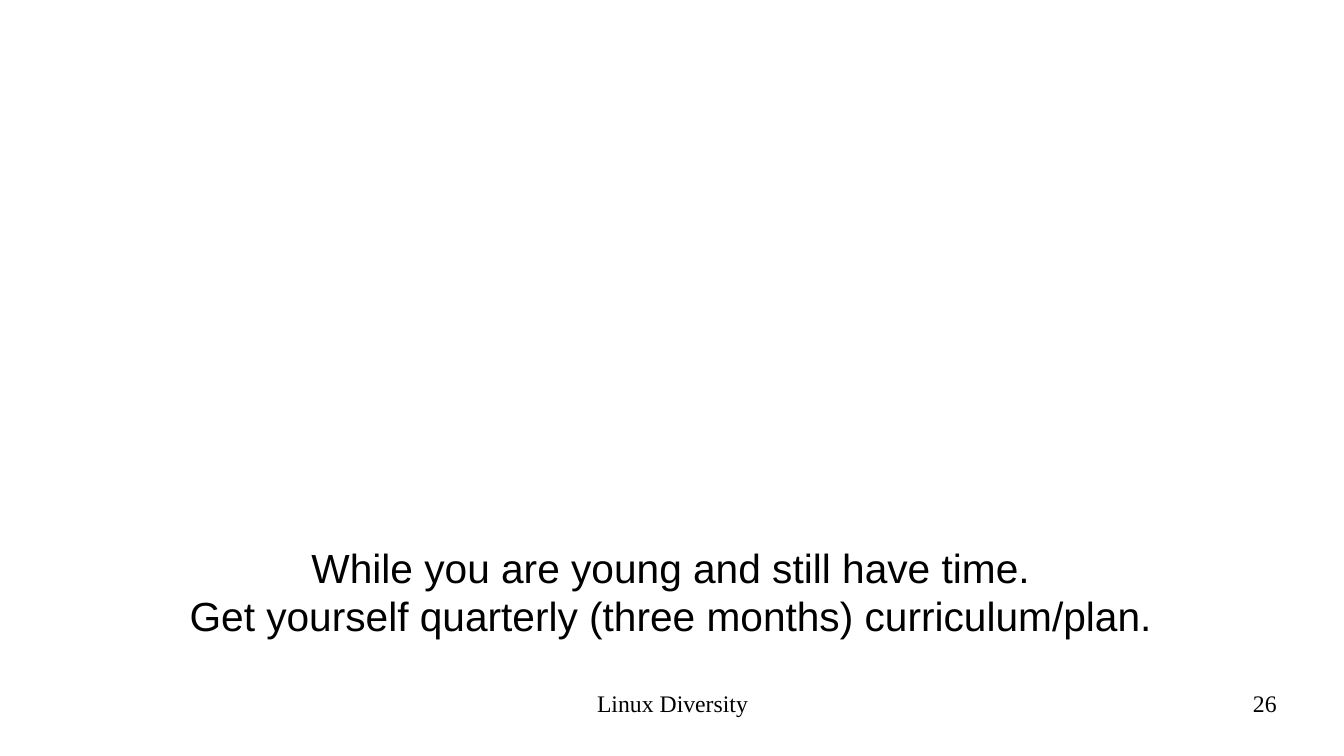
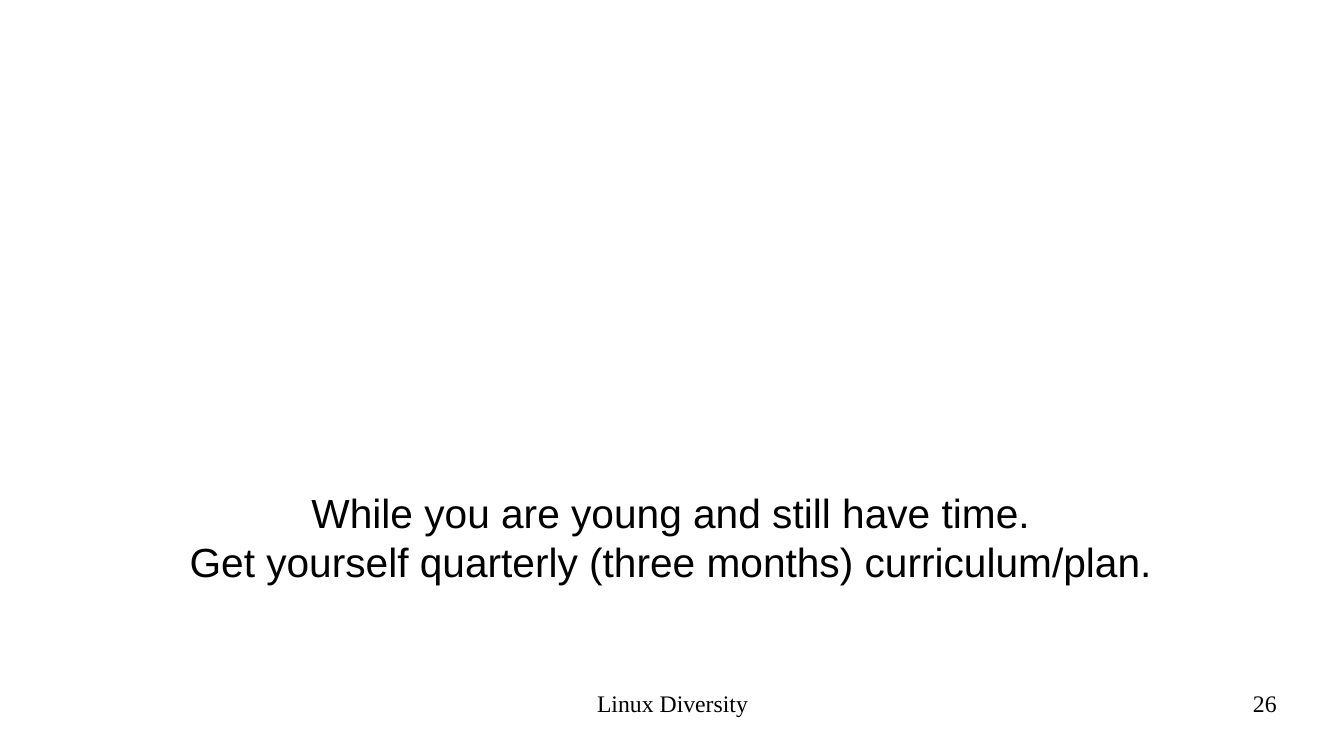
Before and after one commit to epsi-rns/epsi-rns.github.io, a slide deck: slide 26 of assets/posts/system/2020/02/presentation-linux-diversity.odp. Drawn at 1344x756 pixels with LibreOffice and Linux fonts; fonts in the diff are those of the drawing; background and template pictures are left out. Boxes give left, top, right and bottom in pixels: in the first picture for what was removed or moved away, otherwise in the second. Text is boxed around its words. In the diff, an @@ line names an element or a change of style, - is before the commit and + after.

```diff
--- a/assets/posts/system/2020/02/presentation-linux-diversity.odp
+++ b/assets/posts/system/2020/02/presentation-linux-diversity.odp
@@ subtitle "While you are young and ...": place and size @@
-subtitle "While you are young and ..." at <box>190,553,1152,639</box>
+subtitle "While you are young and ..." at <box>190,498,1152,584</box>
```
Also in this commit, not shown: 14 other slides changed, 1 other file.
